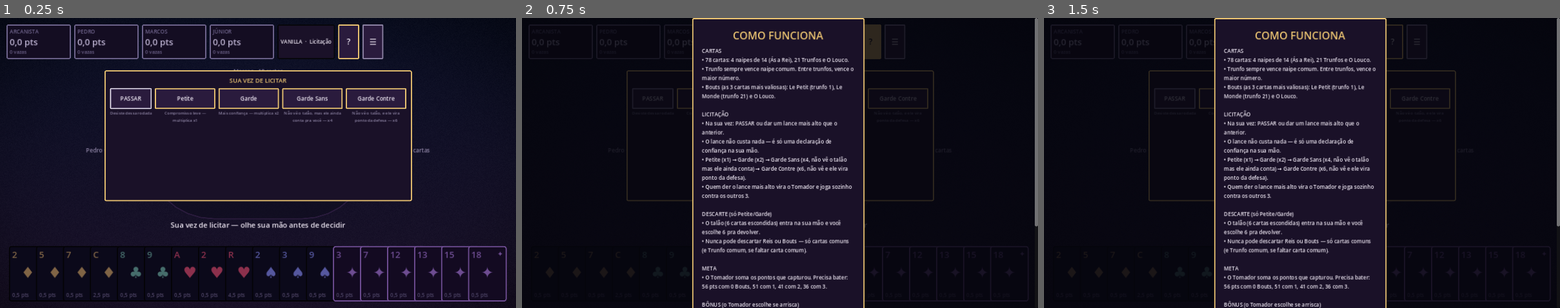
Above: before the commit, frames 1-3 (left to right).
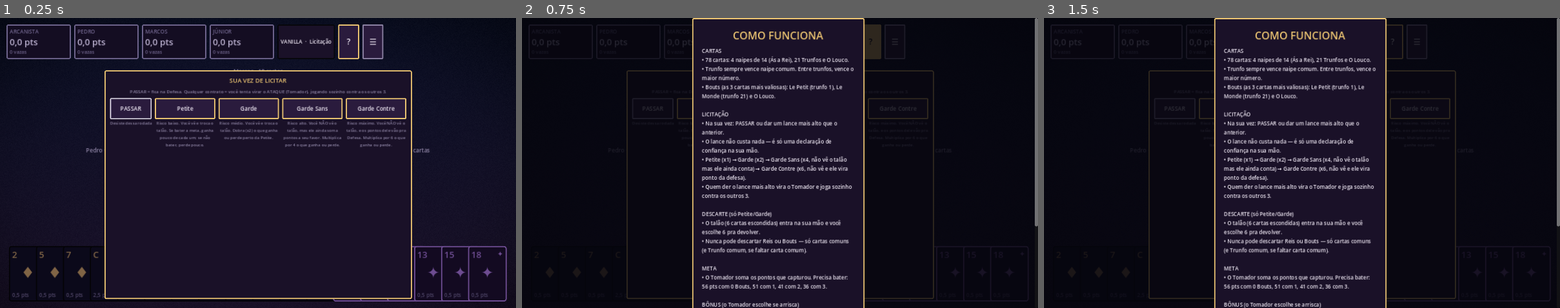
Above: after the commit, the same moments.

Repository: bluumcc/tarolo
Game: Godot game, scene res://scenes/GameScene.tscn
Same seed, same stepped clock (60 frames per second), same inputs: the game is played once before the commit and once after it. This scene is started directly instead of the project's main scene.
Inputs:
- Up to frame 1 (0.25 s): no input
- Up to frame 2 (0.75 s): click "?" at 0.5 s
- Up to frame 3 (1.5 s): click "☰" at 1.25 s

The runs differ from the first frame. In frame 1, 5.8% of the frame differs, in the area x 20-80%, y 24-97%; in frame 2, 0.6%; in frame 3, 0.6%.

Commit message:
Tutorial vira passo a passo bloqueante — nada avança sem o jogador clicar
Feedback direto: o tutorial estava rápido demais, as decisões da
licitação não ficavam claras e o talão nunca aparecia visualmente.
Motivo raiz: as dicas eram um texto passivo que o próximo popup cobria
antes de dar tempo de ler.

Troquei por modais bloqueantes (só no tutorial — o jogo normal continua
no ritmo de sempre): a partida literalmente para até o jogador clicar
em ENTENDI. Agora existem paradas explicando, nessa ordem: como
funciona a licitação (ATAQUE/Tomador vs DEFESA, o que cada contrato
realmente muda ao vencer ou perder), o resultado da licitação (você
é ataque ou defesa, o que isso significa pra sua pontuação), e o talão
— com o conteúdo das 6 cartas escrito por extenso pra Garde Sans/Garde
Contre, e uma borda verde + rótulo "talão" nas cartas certas na tela de
descarte de Petite/Garde, pra dar pra ver exatamente quais 6 cartas
entraram na mão.

Contratos (CONTRACT_HINTS) reescritos em linguagem direta — "se bater a
meta ganha X, se não bater perde X" em vez de só "multiplica x2".

Validado simulando cliques reais em cada modal novo (não só a lógica) e
confirmando que autoplay/smoke test não trava esperando um clique que
nunca vem.

Co-Authored-By: Claude Sonnet 5 <noreply@anthropic.com>
Claude-Session: https://claude.ai/code/session_011qPhSZ6VtyM6UvSSPJpf4k

Diff:
--- a/scripts/core/scoring.gd
+++ b/scripts/core/scoring.gd
@@ -12,11 +12,12 @@
 const CONTRACT_MULT := {Contract.PETITE: 1, Contract.GARDE: 2, Contract.GARDE_SANS: 4, Contract.GARDE_CONTRE: 6}
 ## Explicação curta de cada contrato pra mostrar na tela de licitação — o jogo tem
 ## regras demais pra aprender de uma vez, então isso fica sempre visível ao lado do botão.
+## Em linguagem direta: o que muda de verdade se você vencer ou perder com esse contrato.
 const CONTRACT_HINTS := [
-	"Compromisso leve — multiplica x1",
-	"Mais confiança — multiplica x2",
-	"Não vê o talão, mas ele ainda conta pra você — x4",
-	"Não vê o talão, e ele vira ponto da defesa — x6",
+	"Risco baixo. Você vê e troca o talão. Se bater a meta, ganha pouco de cada um; se não bater, perde pouco.",
+	"Risco médio. Você vê e troca o talão. Dobra (x2) o que ganha ou perde perto da Petite.",
+	"Risco alto. Você NÃO vê o talão, mas ele ainda soma pontos a seu favor. Multiplica por 4 o que ganha ou perde.",
+	"Risco máximo. Você NÃO vê o talão, e os pontos dele vão pra Defesa. Multiplica por 6 o que ganha ou perde.",
 ]
 
 ## Toda rodada dá um piso de 25 pontos de aposta, que se soma à distância (pra mais ou
--- a/scripts/ui/game_scene.gd
+++ b/scripts/ui/game_scene.gd
@@ -52,7 +52,9 @@
 	_refresh_hud()
 	_rebuild_hand()
 	if tutorial:
-		_tutorial_hint("Bem-vindo! Essa mão foi montada pra você passar pelas principais regras do Vanilla. Sua vez de licitar já aparece embaixo — dá uma olhada na sua mão primeiro.")
+		await _tutorial_modal("BEM-VINDO AO TUTORIAL", "Essa mão foi montada pra você passar pelas principais regras do Vanilla, com uma explicação antes de cada decisão nova. Não tem pressa — cada tela só avança quando você clicar em ENTENDI ou escolher uma opção.\n\nDá uma olhada na sua mão (embaixo da tela) antes de continuar.")
+		if not is_inside_tree():
+			return
 	await _run_bidding()
 	if not is_inside_tree():
 		return
@@ -62,6 +64,9 @@
 	if not is_inside_tree():
 		return
 	_rebuild_hand()
+	await _run_talao_reveal()
+	if not is_inside_tree():
+		return
 	await _run_declarations()
 	if not is_inside_tree():
 		return
@@ -296,7 +301,9 @@
 
 func _run_bidding() -> void:
 	if tutorial:
-		_tutorial_hint("Licitação: na sua vez, PASSE ou dê um lance mais alto (Petite/Garde/Garde Sans/Garde Contre). O lance não custa fichas — é só sua confiança na mão. Quem der o maior lance vira o Tomador e joga sozinho contra os outros 3.")
+		await _tutorial_modal("COMO FUNCIONA A LICITAÇÃO", "Toda rodada começa com uma licitação: os 4 jogadores decidem, em ordem, quem vai virar o ATAQUE (Tomador) — quem joga sozinho contra os outros 3, que viram a DEFESA.\n\nNa sua vez, você PASSA (desiste dessa rodada) ou dá um LANCE: um dos 4 contratos, sempre mais alto que o lance de quem já jogou. O lance não custa fichas nem nada — é só uma declaração de quão confiante você está na sua mão.\n\nQuem der o lance mais alto vira o Tomador. Cada contrato abaixo tem uma explicação curta de qual é o risco dele.")
+		if not is_inside_tree():
+			return
 	while true:
 		while not engine.bidding_done:
 			if not is_inside_tree():
@@ -307,7 +314,7 @@
 				choice = await _wait_human_bid()
 			else:
 				status_label.text = "%s está decidindo..." % config["names"][p] if p != 0 else "Autoplay..."
-				await _wait(0.35)
+				await _wait(0.35 if not tutorial else 0.7)
 				if not is_inside_tree():
 					return
 				var opts := engine.bid_options(p)
@@ -317,15 +324,20 @@
 			if not res.get("ok", false):
 				continue
 			_announce_bid(p, choice)
-			await _wait(0.45)
+			await _wait(0.45 if not tutorial else 0.9)
 			if not is_inside_tree():
 				return
 		if engine.bidding_void:
 			status_label.text = "Todos passaram — nova mão."
 			trick_label.text = ""
-			await _wait(1.0)
-			if not is_inside_tree():
-				return
+			if tutorial:
+				await _tutorial_modal("TODOS PASSARAM", "Quando ninguém dá lance, a mão é anulada e as cartas são redistribuídas do zero — não conta como rodada jogada. Vai acontecer de novo agora.")
+				if not is_inside_tree():
+					return
+			else:
+				await _wait(1.0)
+				if not is_inside_tree():
+					return
 			if tutorial:
 				engine.setup_tutorial()
 			else:
@@ -337,10 +349,13 @@
 	trick_label.text = ""
 	if tutorial:
 		if engine.taker == 0:
-			_tutorial_hint("Você é o Tomador! Contrato: %s. %s" % [Scoring.CONTRACT_NAMES[engine.contract], Scoring.CONTRACT_HINTS[engine.contract]])
+			await _tutorial_modal("VOCÊ É O ATAQUE (TOMADOR)", "Você venceu a licitação com %s. %s\n\nAgora você joga sozinho contra os outros 3 (a Defesa). No fim da rodada, todos os pontos que as SUAS cartas capturarem nas vazas (mais o talão, dependendo do contrato) são somados — se bater a meta, você ganha pontos dos outros 3; se não bater, você paga." % [Scoring.CONTRACT_NAMES[engine.contract], Scoring.CONTRACT_HINTS[engine.contract]])
 		else:
-			_tutorial_hint("%s é o Tomador (contrato %s) e joga sozinho contra o resto da mesa, incluindo você. Sua missão agora é ajudar a Defesa a impedir que ele bata a meta." % [config["names"][engine.taker], Scoring.CONTRACT_NAMES[engine.contract]])
-	await _wait(1.1)
+			await _tutorial_modal("VOCÊ É DA DEFESA", "%s venceu a licitação com %s e virou o ATAQUE (Tomador) — joga sozinho contra a mesa toda, incluindo você.\n\nVocê e os outros 2 são a DEFESA: tudo que vocês capturarem nas vazas ajuda a impedir %s de bater a meta dele. Se ele não bater, todo mundo da Defesa ganha pontos; se ele bater, todo mundo da Defesa paga." % [config["names"][engine.taker], Scoring.CONTRACT_NAMES[engine.contract], config["names"][engine.taker]])
+		if not is_inside_tree():
+			return
+	else:
+		await _wait(1.1)
 
 
 func _announce_bid(player: int, choice: int) -> void:
@@ -364,6 +379,10 @@
 	v.add_theme_constant_override("separation", 8)
 	panel.add_child(v)
 	v.add_child(UIKit.label("SUA VEZ DE LICITAR", 15, UIKit.GOLD, HORIZONTAL_ALIGNMENT_CENTER))
+	var bid_sub := UIKit.label("PASSAR = fica na Defesa. Qualquer contrato = você tenta virar o ATAQUE (Tomador), jogando sozinho contra os outros 3.", 11, UIKit.MUTED, HORIZONTAL_ALIGNMENT_CENTER)
+	bid_sub.autowrap_mode = TextServer.AUTOWRAP_WORD_SMART
+	bid_sub.custom_minimum_size = Vector2(420, 0)
+	v.add_child(bid_sub)
 	if forced:
 		v.add_child(UIKit.label("Ninguém mais licitou — você é obrigado a assumir um contrato", 12, UIKit.DANGER, HORIZONTAL_ALIGNMENT_CENTER))
 	var row := HBoxContainer.new()
@@ -413,7 +432,9 @@
 		return
 	if engine.taker == 0 and not GameState.autoplay:
 		if tutorial:
-			_tutorial_hint("O talão (6 cartas escondidas) entrou na sua mão. Agora escolha 6 cartas pra devolver — elas contam como pontos seus, mas nunca podem ser Reis ou Bouts (a não ser que faltem cartas comuns, aí um Trunfo comum vale).")
+			await _tutorial_modal("O TALÃO ENTROU NA SUA MÃO", "O talão são 6 cartas que ficam escondidas até a licitação acabar. Com %s, elas entraram direto na sua mão — na próxima tela, as cartas com borda roxa são exatamente essas 6.\n\nAgora você escolhe 6 cartas (de qualquer origem) pra devolver ao talão — elas somam pontos pra você no final, mas nunca podem ser Reis ou Bouts." % Scoring.CONTRACT_NAMES[engine.contract])
+			if not is_inside_tree():
+				return
 		var chosen: Array = await _wait_human_discard()
 		if not is_inside_tree():
 			return
@@ -428,6 +449,22 @@
 		engine.discard(chosen)
 
 
+## Explica o talão pros casos que não passam pela tela de descarte: quando um bot é o
+## Tomador (ele decide sozinho, sem mostrar tela), ou quando o contrato é Garde Sans/
+## Garde Contre (o talão nem chega a entrar na mão de ninguém pra escolher).
+func _run_talao_reveal() -> void:
+	if not tutorial or engine.taker == -1:
+		return
+	match engine.contract:
+		Scoring.Contract.PETITE, Scoring.Contract.GARDE:
+			if engine.taker != 0:
+				await _tutorial_modal("O TALÃO (DESCARTE DO BOT)", "%s era o Tomador, então o talão (6 cartas escondidas) entrou na mão dele e ele escolheu sozinho o que devolver — você não vê essa escolha, só o resultado final na pontuação." % config["names"][engine.taker])
+		Scoring.Contract.GARDE_SANS:
+			await _tutorial_modal("O TALÃO (GARDE SANS)", "Com Garde Sans, %s nem chegou a ver o talão — ninguém escolhe nada. Mas as 6 cartas dele já contam a favor do Tomador mesmo assim: %s." % [config["names"][engine.taker], _describe_cards(engine.chien)])
+		Scoring.Contract.GARDE_CONTRE:
+			await _tutorial_modal("O TALÃO (GARDE CONTRE)", "Com Garde Contre, %s nem chegou a ver o talão — e dessa vez essas 6 cartas nem contam pra ninguém, ficam fora da rodada: %s." % [config["names"][engine.taker], _describe_cards(engine.chien)])
+
+
 func _wait_human_discard() -> Array:
 	var hand: Array = engine.hands[0]
 	var legal: Array = engine.legal_discards(hand)
@@ -439,7 +476,10 @@
 	v.add_theme_constant_override("separation", 8)
 	panel.add_child(v)
 	v.add_child(UIKit.label("ESCOLHA 6 CARTAS PRO DESCARTE", 15, UIKit.GOLD, HORIZONTAL_ALIGNMENT_CENTER))
-	v.add_child(UIKit.label("Elas contam como pontos seus no final. Reis e Bouts (em cinza) não podem ir.", 11, UIKit.MUTED, HORIZONTAL_ALIGNMENT_CENTER))
+	var sub_hint := "Elas contam como pontos seus no final. Reis e Bouts (em cinza) não podem ir."
+	if tutorial:
+		sub_hint += " As marcadas \"talão\" são as 6 que acabaram de entrar na sua mão."
+	v.add_child(UIKit.label(sub_hint, 11, UIKit.MUTED, HORIZONTAL_ALIGNMENT_CENTER))
 	var counter := UIKit.label("0 / %d selecionadas" % Deck.CHIEN_SIZE, 12, UIKit.INK, HORIZONTAL_ALIGNMENT_CENTER)
 	v.add_child(counter)
 	var flow := HFlowContainer.new()
@@ -449,13 +489,20 @@
 	v.add_child(flow)
 	var confirm := UIKit.button("CONFIRMAR", UIKit.GOLD, 14)
 	confirm.disabled = true
+	var chien_ref: Array = engine.chien
 	for c in hand:
 		var card: CardData = c
 		var is_legal: bool = (legal as Array).any(func(l: CardData) -> bool: return l.equals(card))
+		var from_chien: bool = tutorial and (chien_ref as Array).any(func(l: CardData) -> bool: return l.equals(card))
+		var col := VBoxContainer.new()
+		col.add_theme_constant_override("separation", 1)
 		var b := UIKit.button("%s%s" % [card.rank_label(), card.suit_symbol()], UIKit.GOLD if is_legal else UIKit.MUTED, 13)
 		b.custom_minimum_size = Vector2(52, 52)
 		b.disabled = not is_legal
 		b.toggle_mode = true
+		if from_chien:
+			b.add_theme_stylebox_override("normal", UIKit.box(UIKit.PURPLE, UIKit.OK, 3, 2, 6))
+			b.add_theme_stylebox_override("disabled", UIKit.box(UIKit.PURPLE_DEEP, UIKit.OK, 3, 2, 6))
 		b.pressed.connect(func():
 			if selected.has(card):
 				selected.erase(card)
@@ -467,7 +514,10 @@
 				selected.append(card)
 			counter.text = "%d / %d selecionadas" % [selected.size(), Deck.CHIEN_SIZE]
 			confirm.disabled = selected.size() != Deck.CHIEN_SIZE)
-		flow.add_child(b)
+		col.add_child(b)
+		if from_chien:
+			col.add_child(UIKit.label("talão", 8, UIKit.OK, HORIZONTAL_ALIGNMENT_CENTER))
+		flow.add_child(col)
 	confirm.pressed.connect(func():
 		panel.queue_free()
 		human_discard_chosen.emit(selected.duplicate()))
@@ -608,6 +658,36 @@
 		return
 	tutorial_seen[key] = true
 	_tutorial_hint(text)
+
+
+## Modal bloqueante (só no tutorial): a partida só continua quando o jogador clicar em
+## ENTENDI. Existe porque um banner de texto que já vai sendo coberto pelo próximo popup
+## não dá tempo de ler nada — aqui ninguém avança sem confirmar que leu.
+func _tutorial_modal(title: String, body: String, button_text: String = "ENTENDI, PRÓXIMO") -> void:
+	if not tutorial or GameState.autoplay:
+		return
+	var v := UIKit.modal(overlay_layer, title, 380.0)
+	var l := UIKit.label(body, 14, UIKit.INK)
+	l.autowrap_mode = TextServer.AUTOWRAP_WORD_SMART
+	l.custom_minimum_size = Vector2(340, 0)
+	v.add_child(l)
+	var btn := UIKit.button(button_text, UIKit.OK)
+	v.add_child(btn)
+	var ov: Control = overlay_layer.get_child(overlay_layer.get_child_count() - 1)
+	btn.grab_focus.call_deferred()
+	await btn.pressed
+	if is_inside_tree():
+		ov.queue_free()
+
+
+## Descreve uma lista de cartas em texto corrido, tipo "Rei de Ouros, 7 de Copas e Ás de Paus".
+func _describe_cards(cards: Array) -> String:
+	var names: Array = []
+	for c in cards:
+		names.append((c as CardData).display_name())
+	if names.size() <= 1:
+		return ", ".join(names)
+	return ", ".join(names.slice(0, names.size() - 1)) + " e " + str(names[names.size() - 1])
 
 
 func _wait_human() -> CardData:
